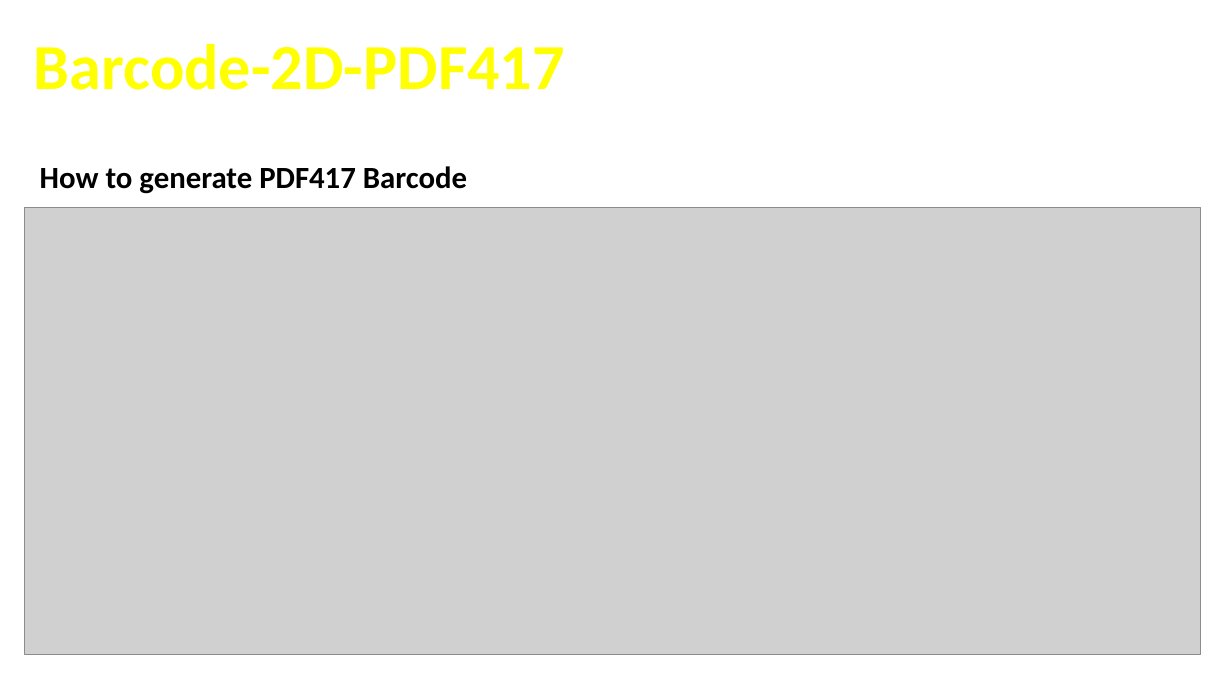
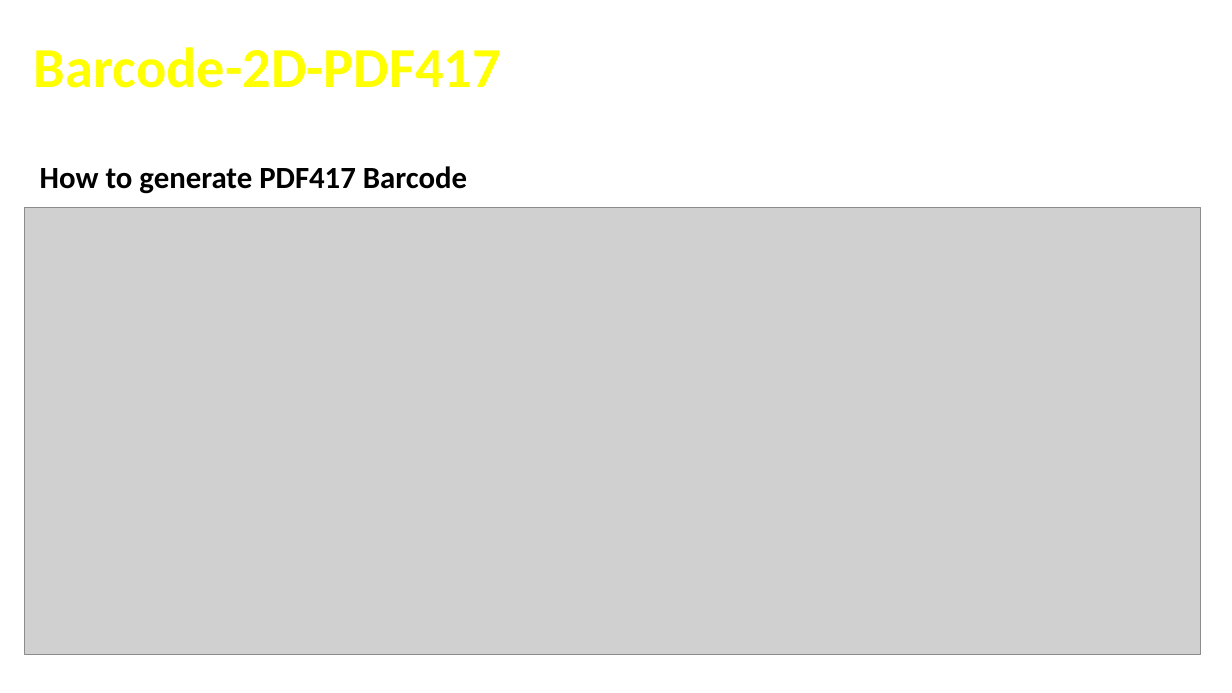
Before and after one commit to cfclick/CFSummit2016, a slide deck: slide 20 of powerpoint/SmartPDF/Don't Just PDF.pptx. Drawn at 1232x693 pixels with LibreOffice and Linux fonts; fonts in the diff are those of the drawing; grey boxes stand for pictures; background and template pictures are left out. Boxes give left, top, right and bottom in pixels: in the first picture for what was removed or moved away, otherwise in the second. Text is boxed around its words. In the diff, an @@ line names an element or a change of style, - is before the commit and + after.

```diff
--- a/powerpoint/SmartPDF/Don't Just PDF.pptx
+++ b/powerpoint/SmartPDF/Don't Just PDF.pptx
@@ text "Barcode-2D-PDF417" at (34,47,501,88): size 50 to 44 pt @@
```
Also in this commit, not shown: 1 other slide changed, 12 other files.
